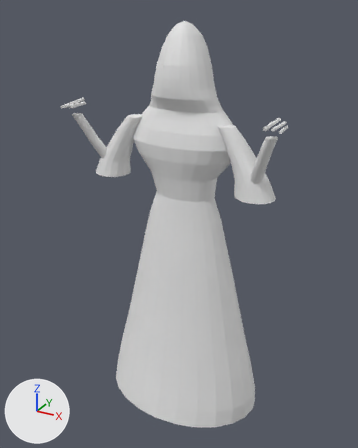
One commit to the glTF model public/models/sister_valentina.glb: the scene before it, then after it.
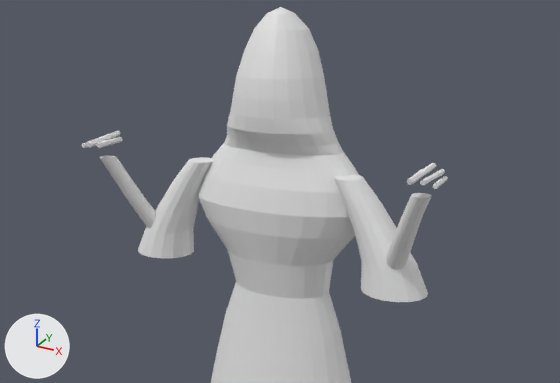
Each version is shown whole from a 50 mm lens placed at (1.029, -1.915, 1.913), pointed at (-0.02, -0.009, 0.96), then close up on the part from 3% to 100% of the width and 4% to 57% of the height. Arrows for +X, +Y and +Z are at lower left; the lights stay in place. The last two pictures show the newer version. Materials are left out; every surface is plain grey. Vertices at exactly the same position are counted once.

In view in the first close-up: 'geometry_0', 'geometry_10', 'geometry_3', 'geometry_4', 'geometry_8', 'geometry_9'.
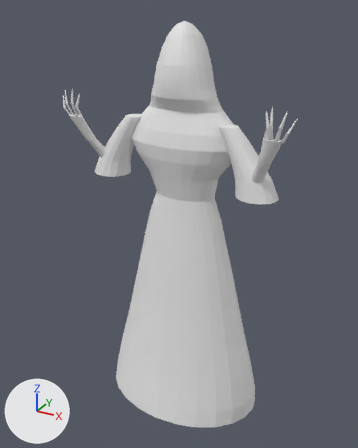
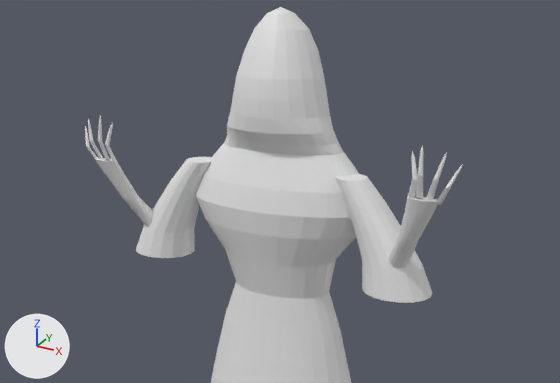
Location of each change, (x1, y1, x2, y2) in pixels of the close-ups (560 x 383 px; the box of a moved part takes in the faces that stretch with it):
'geometry_0', reshaped: before (100, 7, 432, 383); after (85, 7, 463, 383)
'geometry_8', deleted: before (407, 163, 436, 185)
'geometry_4', deleted: before (88, 130, 120, 147)
'geometry_3', deleted: before (96, 137, 123, 148)
'geometry_9', deleted: before (420, 169, 445, 186)
'geometry_10', deleted: before (432, 176, 448, 189)
part 1 of me_geometry_0, added: after (105, 122, 118, 163)
part 2 of me_geometry_0, added: after (98, 116, 110, 160)
part 3 of me_geometry_0, added: after (88, 118, 104, 159)
part 4 of me_geometry_0, added: after (85, 126, 98, 158)
part 5 of me_geometry_0, added: after (408, 151, 417, 198)
part 6 of me_geometry_0, added: after (416, 145, 423, 199)
part 7 of me_geometry_0, added: after (426, 152, 447, 200)
part 8 of me_geometry_0, added: after (437, 164, 463, 205)
part 9 of me_geometry_0, moved or reshaped: before (100, 153, 432, 302); after (95, 153, 439, 303)

The change, as a diff of the scene's bpy script:
```diff
--- a/public/models/sister_valentina.glb.py
+++ b/public/models/sister_valentina.glb.py
@@ me_geometry_0 @@
 # used by ob_geometry_0; location = (0.0, 0.0, 0.0)
-me_geometry_0.from_pydata(...)  # 897 vertices, 1738 faces; spans x -0.48..0.48, y -0.29..0.26, z -0.01..1.86
+me_geometry_0.from_pydata(...)  # 1115 vertices, 2105 faces; spans x -0.54..0.54, y -0.29..0.26, z -0.01..1.86
+# me_geometry_0 part 1: a new loose piece of 19 vertices spanning x -0.45..-0.42, y -0.18..-0.16, z 1.45..1.57
+# me_geometry_0 part 2: a new loose piece of 19 vertices spanning x -0.47..-0.45, y -0.19..-0.16, z 1.46..1.59
+# me_geometry_0 part 3: a new loose piece of 19 vertices spanning x -0.51..-0.47, y -0.19..-0.16, z 1.46..1.57
+# me_geometry_0 part 4: a new loose piece of 19 vertices spanning x -0.54..-0.49, y -0.18..-0.15, z 1.45..1.55
+# me_geometry_0 part 5: a new loose piece of 19 vertices spanning x 0.42..0.45, y -0.18..-0.16, z 1.45..1.57
+# me_geometry_0 part 6: a new loose piece of 19 vertices spanning x 0.45..0.47, y -0.19..-0.16, z 1.46..1.59
+# me_geometry_0 part 7: a new loose piece of 19 vertices spanning x 0.47..0.51, y -0.19..-0.16, z 1.46..1.57
+# me_geometry_0 part 8: a new loose piece of 19 vertices spanning x 0.49..0.54, y -0.18..-0.15, z 1.45..1.55
+# me_geometry_0 part 9: 182 vertices moved from x -0.45..0.45, y -0.12..0.1, z 1.18..1.47 to x -0.46..0.46, y -0.12..0.12, z 1.18..1.47; 157 vertices removed from x -0.48..0.48, y -0.19..0.08, z 1.23..1.47; 223 vertices added at x -0.5..0.5, y -0.19..0.09, z 1.2..1.51
@@ ob_geometry_3 @@
-ob_geometry_3 = bpy.data.objects.new('geometry_3', me_geometry_3)
-ob_geometry_3.location = (0.0, 0.0, 0.0)
@@ ob_geometry_4 @@
-ob_geometry_4 = bpy.data.objects.new('geometry_4', me_geometry_4)
-ob_geometry_4.location = (0.0, 0.0, 0.0)
@@ ob_geometry_8 @@
-ob_geometry_8 = bpy.data.objects.new('geometry_8', me_geometry_8)
-ob_geometry_8.location = (0.0, 0.0, 0.0)
@@ ob_geometry_9 @@
-ob_geometry_9 = bpy.data.objects.new('geometry_9', me_geometry_9)
-ob_geometry_9.location = (0.0, 0.0, 0.0)
@@ ob_geometry_10 @@
-ob_geometry_10 = bpy.data.objects.new('geometry_10', me_geometry_10)
-ob_geometry_10.location = (0.0, 0.0, 0.0)
```
